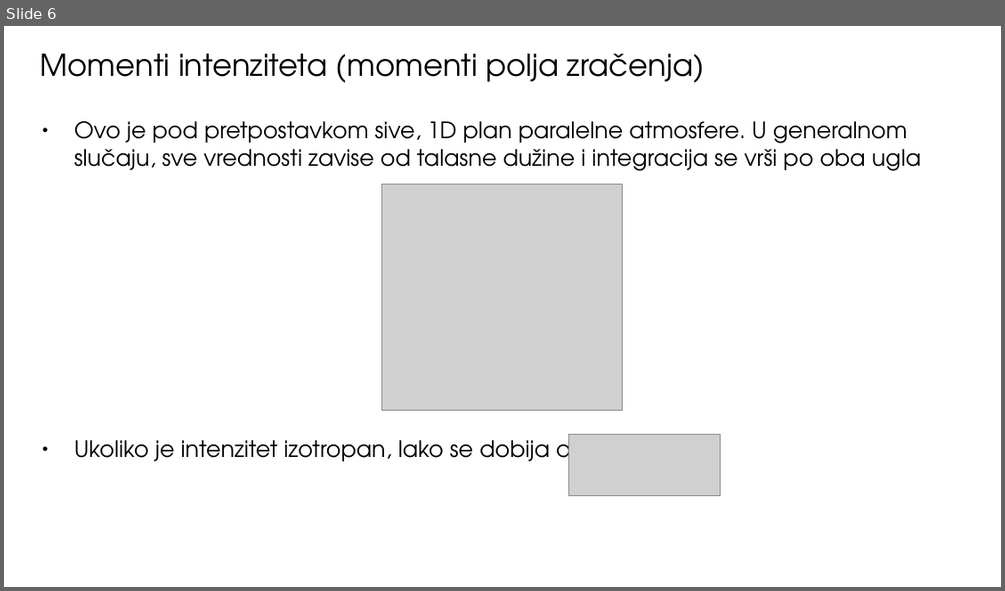
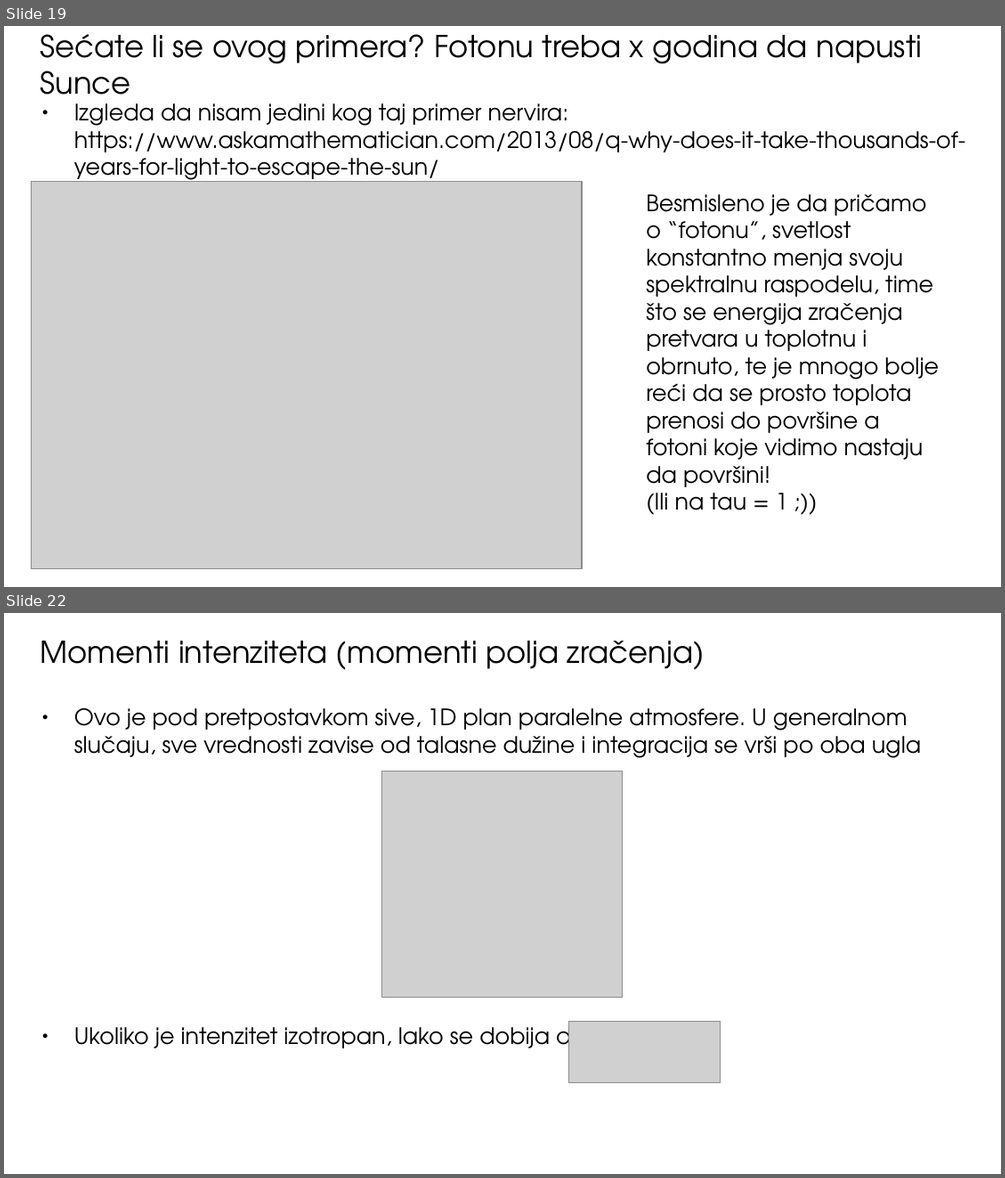
Before and after one commit to ivanzmilic/TZS_matf, a slide deck: Predavanja/Predavanje_06_Atmosfere_u_RZ.odp. Shown one above the other, each under a label of ours: slide 6 before the commit, slides 19 and 22 after it; the slides between them are not shown. The pictures are 1005x591 and 1005x1178 pixels, drawn with LibreOffice and Linux fonts; fonts in the diff are those of the drawing; grey boxes stand for pictures. Boxes give left, top, right and bottom in pixels: in the first picture for what was removed or moved away, otherwise in the second. Text is boxed around its words. In the diff, an @@ line names an element or a change of style, - is before the commit and + after.

```diff
--- a/Predavanja/Predavanje_06_Atmosfere_u_RZ.odp
+++ b/Predavanja/Predavanje_06_Atmosfere_u_RZ.odp
@@ slide 19 added at bbox=[4, 26, 1001, 587], background #FFFFFF @@
@@ title added at bbox=[40, 34, 922, 108], 24 pt, text #000000 @@
+Sećate li se ovog primera? Fotonu treba x godina da napusti Sunce
@@ text added at bbox=[74, 103, 965, 186], 18 pt, text #000000 @@
+● Izgleda da nisam jedini kog taj primer nervira:
+  https://www.askamathematician.com/2013/08/q-why-does-it-take-thousands-of-years-for-light-to-escape-the-sun/
@@ picture added at bbox=[31, 182, 581, 569] @@
@@ text added at bbox=[646, 194, 938, 515], 18 pt, text #000000 @@
+Besmisleno je da pričamo o “fotonu”, svetlost konstantno menja svoju spektralnu raspodelu, time što se energija zračenja pretvara u toplotnu i obrnuto, te je mnogo bolje reći da se prosto toplota prenosi do površine a fotoni koje vidimo nastaju da površini!
+(Ili na tau = 1 ;))
@@ what was slide 6 is now slide 22 @@
```
Also in this commit, not shown: 4 slides changed, 19 other slides added, 23 slides removed, 21 other files.
